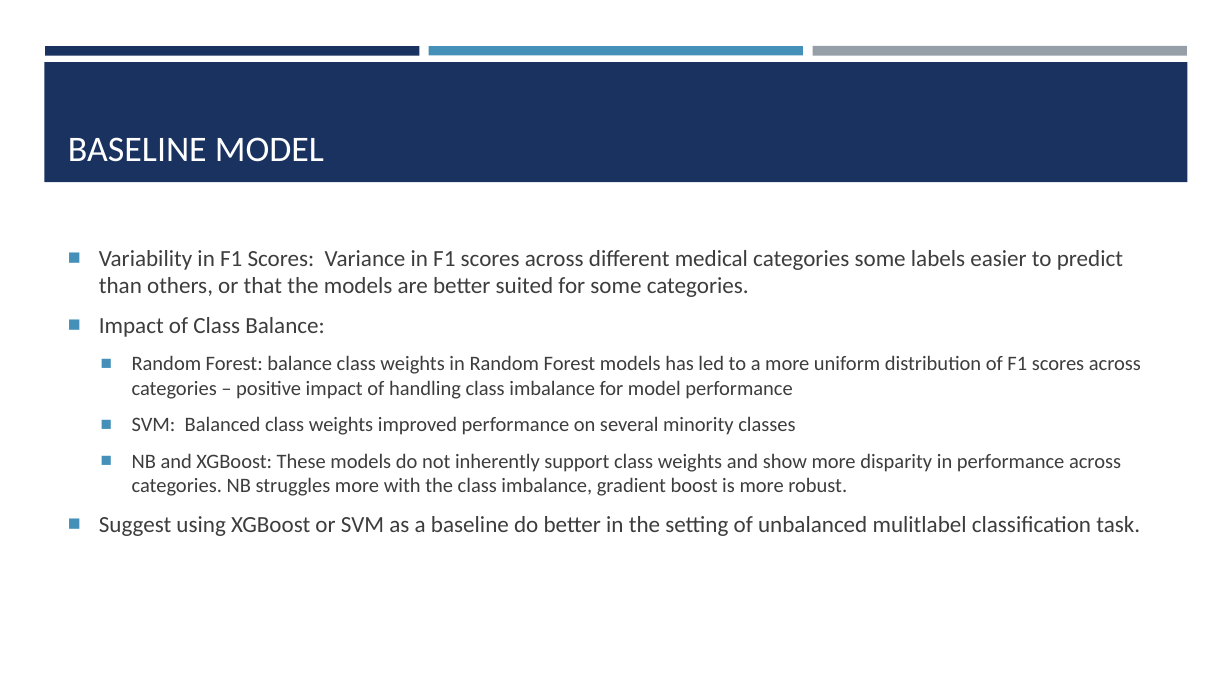
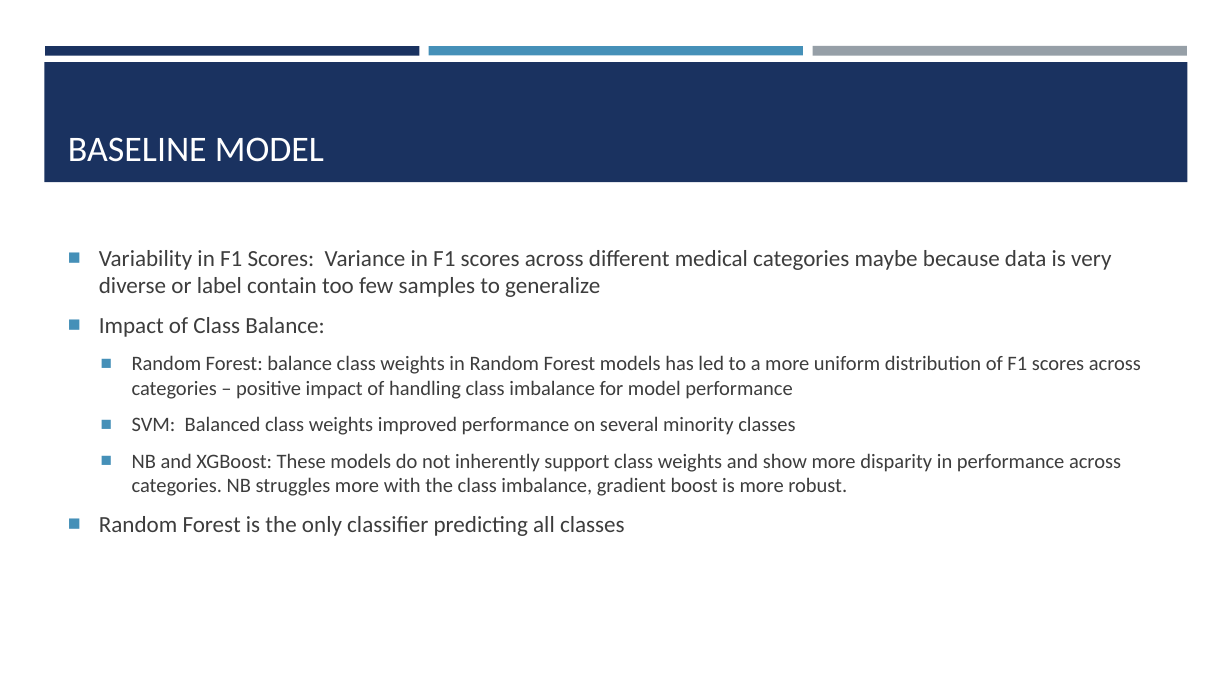
Before and after one commit to josefweibel/nlp-medical-project, a slide deck: slide 12 of presentations/Final Presentation.pptx (slide 11 before the commit). Drawn at 1232x693 pixels with LibreOffice and Linux fonts; fonts in the diff are those of the drawing. Boxes give left, top, right and bottom in pixels: in the first picture for what was removed or moved away, otherwise in the second. Text is boxed around its words. In the diff, an @@ line names an element or a change of style, - is before the commit and + after.

```diff
--- a/presentations/Final Presentation.pptx
+++ b/presentations/Final Presentation.pptx
@@ text at <box>99,250,1111,297</box>: text changed @@
-■ Variability in F1 Scores: Variance in F1 scores across different medical categories some labels easier to predict than others, or that the models are better suited for some categories.
+■ Variability in F1 Scores: Variance in F1 scores across different medical categories maybe because data is very diverse or label contain too few samples to generalize
@@ text at <box>99,516,625,536</box>: text changed @@
-■ Suggest using XGBoost or SVM as a baseline do better in the setting of unbalanced mulitlabel classification task.
+■ Random Forest is the only classifier predicting all classes
```
Also in this commit, not shown: 14 other slides changed, 14 slides added, 1 slide removed, 2 other files.
